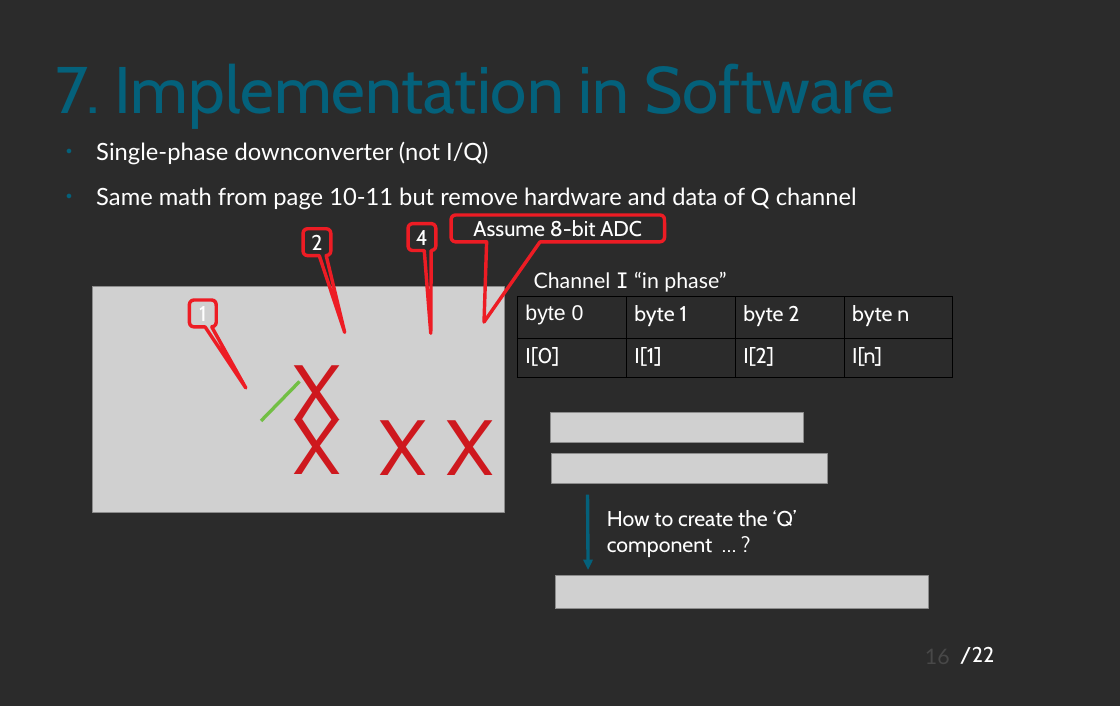
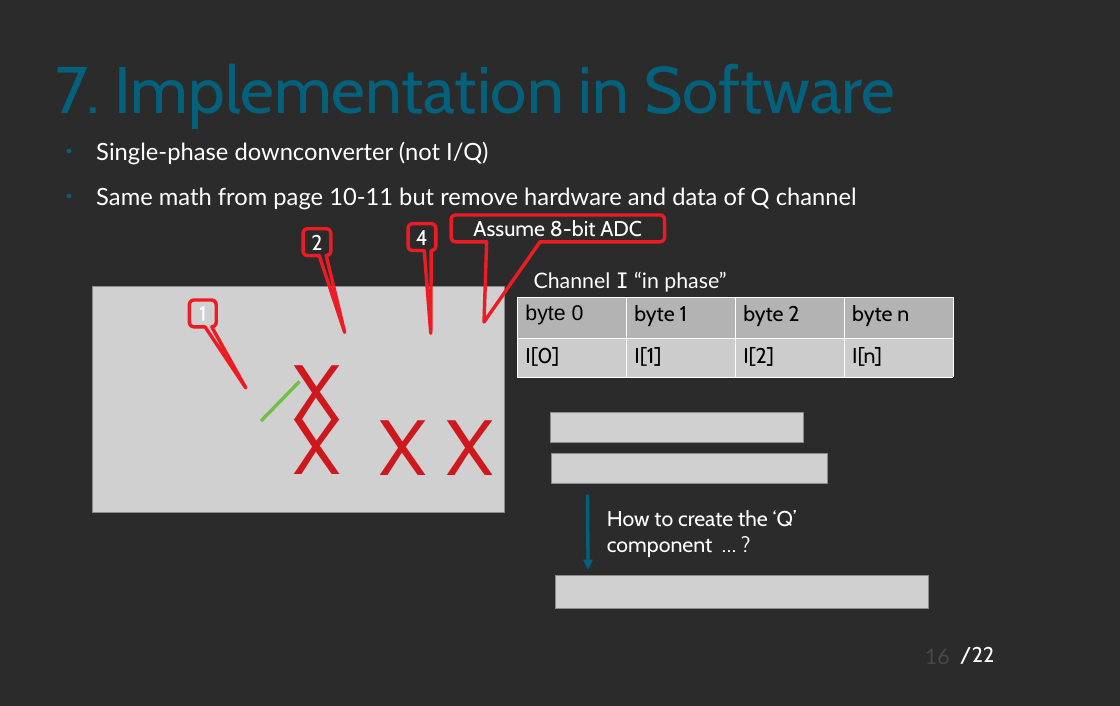
Before and after one commit to spiro-sarris/pres, a slide deck: slide 16 of rf_iq/rf_iq.odp. Drawn at 1120x706 pixels with LibreOffice and Linux fonts; fonts in the diff are those of the drawing; grey boxes stand for pictures; background and template pictures are left out; a plain dark background stands for a picture behind light text. Boxes give left, top, right and bottom in pixels: in the first picture for what was removed or moved away, otherwise in the second. Text is boxed around its words. In the diff, an @@ line names an element or a change of style, - is before the commit and + after.

```diff
--- a/rf_iq/rf_iq.odp
+++ b/rf_iq/rf_iq.odp
@@ table at [517, 296, 954, 376] @@
@@ fill none to #B3B3B3 in row 1 @@
@@ fill none to #CCCCCC in row 2 @@
@@ text colour #FFFFFF to #000000 @@
@@ borders changed @@
```
Also in this commit, not shown: 2 other slides changed, 1 other file.
